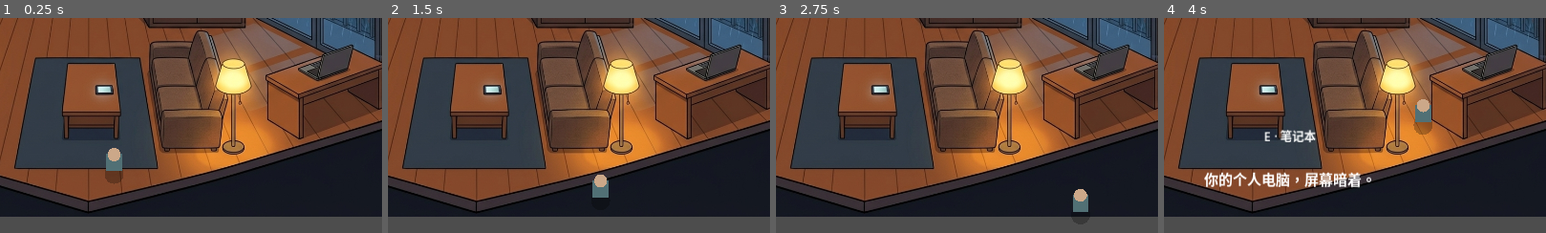
Above: before the commit, frames 1-4 (left to right).
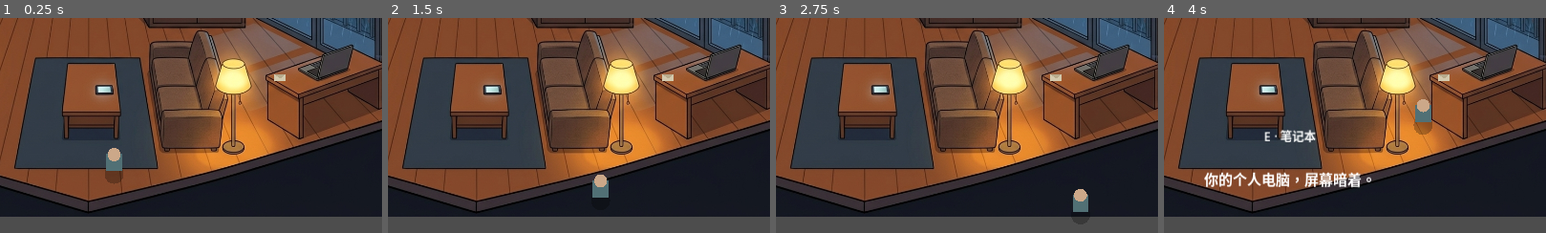
Above: after the commit, the same moments.

Repository: jggagi/Otherwise
Game: Godot game, scene res://scenes/apartment.tscn
Two runs of this game, one before a commit and one after it. Both use one fixed random seed, a clock stepped at 60 frames per second and the inputs below.
Inputs:
- Up to frame 1 (0.25 s): no input
- Up to frame 2 (1.5 s): hold D 0.53-1.28 s; tap E at 0.6 s; tap Space at 0.77, 1.07 s; hold S from 1.28 s (still down); tap 1 at 1.35 s
- Up to frame 3 (2.75 s): tap Space at 1.52, 1.82 s; release S at 2.03 s; hold D from 2.03 s (still down); tap 2 at 2.1 s
- Up to frame 4 (4 s): release D at 2.78 s; hold W 2.78-3.53 s; tap 3 at 2.85 s; tap Space at 3.02, 3.32, 3.77 s; hold A from 3.53 s (still down); tap E at 3.6 s
The pictures show only the part of the screen within x 34-84%, y 44-94%; the shares and areas given below are measured in that part.

The runs differ from the first frame. In frame 1, less than 0.1% of the frame differs, in the area x 71-75%, y 26-30%; in frame 2, less than 0.1%; in frame 3, less than 0.1%; in frame 4, less than 0.1%.

Commit message:
feat: unopened-letter horror beat in reconstructed reply branch

Diff:
--- a/scripts/main.gd
+++ b/scripts/main.gd
@@ -40,6 +40,8 @@
 
 # Milestone 3 新增：Anchor id 列表（跨重构持久的知识）
 var anchors: Array[String] = []
+# Milestone 3 新增：「没拆开的信」惊悚时刻是否已在模拟中被透露
+var letter_revealed: bool = false
 
 var interactables: Array[InteractableEntry] = []
 var current: InteractableEntry = null
@@ -405,6 +407,26 @@
 	walls.add_child(photo)
 	_register("photo", photo, "照片", "一张有些褪色的合影。", 95.0)
 
+	# 信（书桌左前角，标定 (898,415)，半径 80；背景图未画出，用信封占位）
+	var letter := Node2D.new()
+	letter.name = "Letter"
+	letter.position = Vector2(898, 415)
+	var envelope := Polygon2D.new()
+	envelope.polygon = PackedVector2Array([
+		Vector2(-10.0, -6.0), Vector2(10.0, -6.0),
+		Vector2(10.0, 6.0), Vector2(-10.0, 6.0),
+	])
+	envelope.color = Color(0.83, 0.79, 0.68)
+	letter.add_child(envelope)
+	var envelope_flap := Polygon2D.new()
+	envelope_flap.polygon = PackedVector2Array([
+		Vector2(-10.0, -6.0), Vector2(10.0, -6.0), Vector2(0.0, 2.0),
+	])
+	envelope_flap.color = Color(0.72, 0.67, 0.55)
+	letter.add_child(envelope_flap)
+	room.add_child(letter)
+	_register("letter", letter, "信", "一封没拆开的信，压在桌角。", 80.0)
+
 
 func _build_boundary() -> void:
 	_add_wall(self, Vector2(220, 300), Vector2(1060, 300), 8.0)
@@ -710,6 +732,9 @@
 	# 叠加（按优先级）：Anchor 领悟行 → 重构中的「信」台词
 	if anchors.has("fear_of_tomorrow"):
 		text += "\n你忽然明白：她不是在等一个答复，她是在害怕明天。"
+	if reconstruct_count >= 1 and choice == Choice.REPLY:
+		text += "\n林夏：「……你桌上那封信，一直没拆开吧。」"
+		letter_revealed = true
 	return text
 
 
@@ -740,6 +765,16 @@
 
 	# 房间反映刚看过的分支留下的痕迹
 	_apply_branch_props(made_choice)
+	_update_letter_text()
+
+
+## 信被模拟中的林夏指认后，真实房间里的信变为惊悚确认文本。
+func _update_letter_text() -> void:
+	if not letter_revealed:
+		return
+	for entry in interactables:
+		if entry.id == "letter":
+			entry.text = "封口完好，从未拆开。可你盯着它，后背发凉——\nELSE 是怎么知道它在这里的？"
 
 
 func _get_choice_name(c: Choice) -> String:
